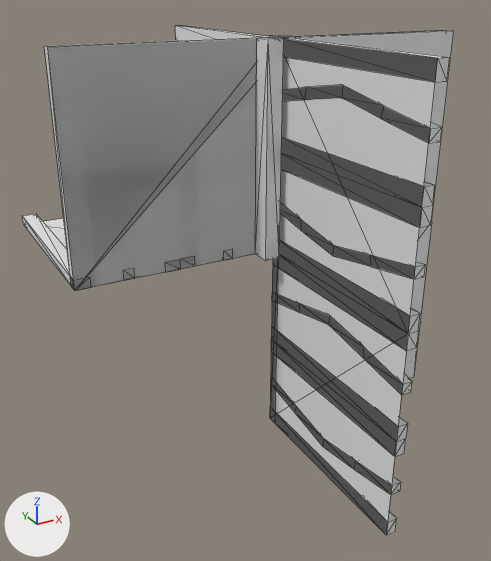
What one commit did to the OBJ model Data/bmc/tiles/t_091.obj.
The view is the same before and after, from a camera (50 mm lens) standing at (-0.823, -1.355, 0.612) and looking at (-0.074, 0.007, -0.068). Arrows for +X, +Y and +Z are at lower left; the lights stay in place. Mesh edges are drawn as thin lines. Where no turn or scale is listed for an object, it has been applied to the vertices.

Names of what the first picture shows: 't_091'.
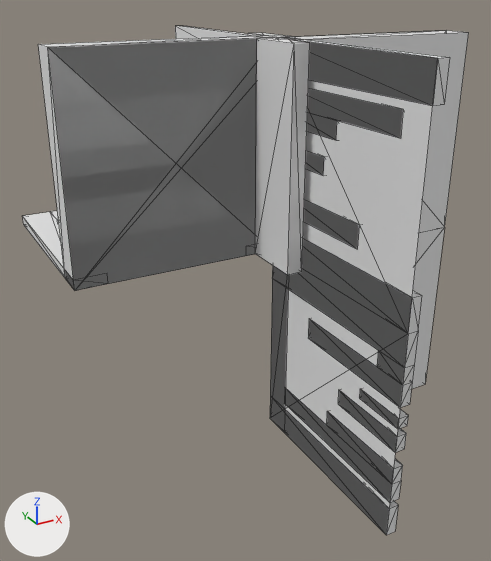
The change in detail:
me_t_091 is used by ob_t_091; location (0.0, 0.0, 0.0).
me_t_091 had 282 vertices, 546 faces and spanned x -0.5..0.5, y -0.5..0.5, z -0.5..0.5.
me_t_091 now has 240 vertices, 452 faces and spans x -0.5..0.5, y -0.5..0.5, z -0.5..0.5.
me_t_091 part 1: a new loose piece, a box spanning x 0.0..0.025, y -0.5..-0.374, z -0.218..-0.193.
me_t_091 part 2: a new loose piece, a box spanning x 0.0..0.025, y -0.5..-0.3, z -0.277..-0.237.
me_t_091 part 3: the loose piece of 38 vertices spanning x -0.025..0.025, y -0.5..0.5, z 0.362..0.429 is rebuilt with 25 vertices and now spans x -0.025..0.025, y -0.429..0.429, z 0.318..0.408.
me_t_091 part 4: the loose piece of 21 vertices spanning x -0.025..0.025, y -0.5..0.5, z 0.212..0.288 is rebuilt with 14 vertices and now spans x -0.025..0.025, y -0.2..0.2, z 0.237..0.277.
me_t_091 part 5: the loose piece of 20 vertices spanning x 0.0..0.025, y -0.5..0.0, z -0.429..-0.362 is rebuilt with 14 vertices and now spans x 0.0..0.025, y -0.5..-0.071, z -0.408..-0.318.
me_t_091 part 6: the loose piece of 12 vertices spanning x -0.287..-0.213, y 0.0..0.5, z 0.0..0.025 is deleted.
me_t_091 part 7: the loose piece of 12 vertices spanning x 0.0..0.025, y -0.5..0.0, z -0.287..-0.212 is deleted.
Part 8, on me_t_091:
127 vertices are removed from x -0.5..0.5, y -0.5..0.5, z -0.5..0.5.
276 faces are deleted.
45 vertices are added at x -0.5..0.05, y -0.5..0.5, z -0.167..0.167.
11 new vertices lie (0.0, 0.0, -0.075) away from vertices in x -0.025..0.025, y -0.5..0.5, z 0.0..0.5.
11 new vertices lie (0.0, 0.0, 0.075) away from vertices in x -0.025..0.025, y -0.5..0.5, z -0.5..0.0.
5 new vertices lie (0.0, -0.075, 0.0) away from vertices in x 0.0..0.5, y 0.0, z -0.5..0.5.
5 new vertices lie (0.0, 0.0, 0.039) away from vertices in x -0.025..0.025, y 0.0..0.079, z 0.075.
5 new vertices lie (0.0, 0.0, 0.053) away from vertices in x -0.025..0.025, y 0.0..0.331, z 0.114.
7 new vertices lie (0.0, 0.0, 0.5) away from vertices in x -0.5..0.05, y -0.15..0.15, z 0.0.
6 new vertices lie (0.0, 0.0, 0.025) away from vertices in x -0.425..-0.333, y 0.169..0.5, z 0.0.
230 new faces join them.

What differs and where, as boxes (x1, y1, x2, y2) in the pictures (491 x 561 px; the box of a moved part takes in the faces that stretch with it):
't_091', reshaped
    before: (22, 26, 454, 535)
    after: (22, 26, 469, 535)
part 1 of me_t_091, added
    after: (360, 389, 408, 429)
part 2 of me_t_091, added
    after: (338, 391, 406, 452)
part 3 of me_t_091, rebuilt
    before: (282, 85, 442, 143)
    after: (307, 89, 403, 140)
part 4 of me_t_091, rebuilt
    before: (281, 138, 435, 228)
    after: (305, 151, 324, 175)
part 5 of me_t_091, rebuilt (8% narrower)
    before: (271, 379, 401, 495)
    after: (284, 388, 403, 502)
part 6 of me_t_091, deleted
    before: (166, 259, 195, 271)
part 7 of me_t_091, deleted
    before: (271, 329, 408, 456)
part 8 of me_t_091, moved or reshaped
    before: (23, 26, 454, 535)
    after: (23, 26, 469, 535)
